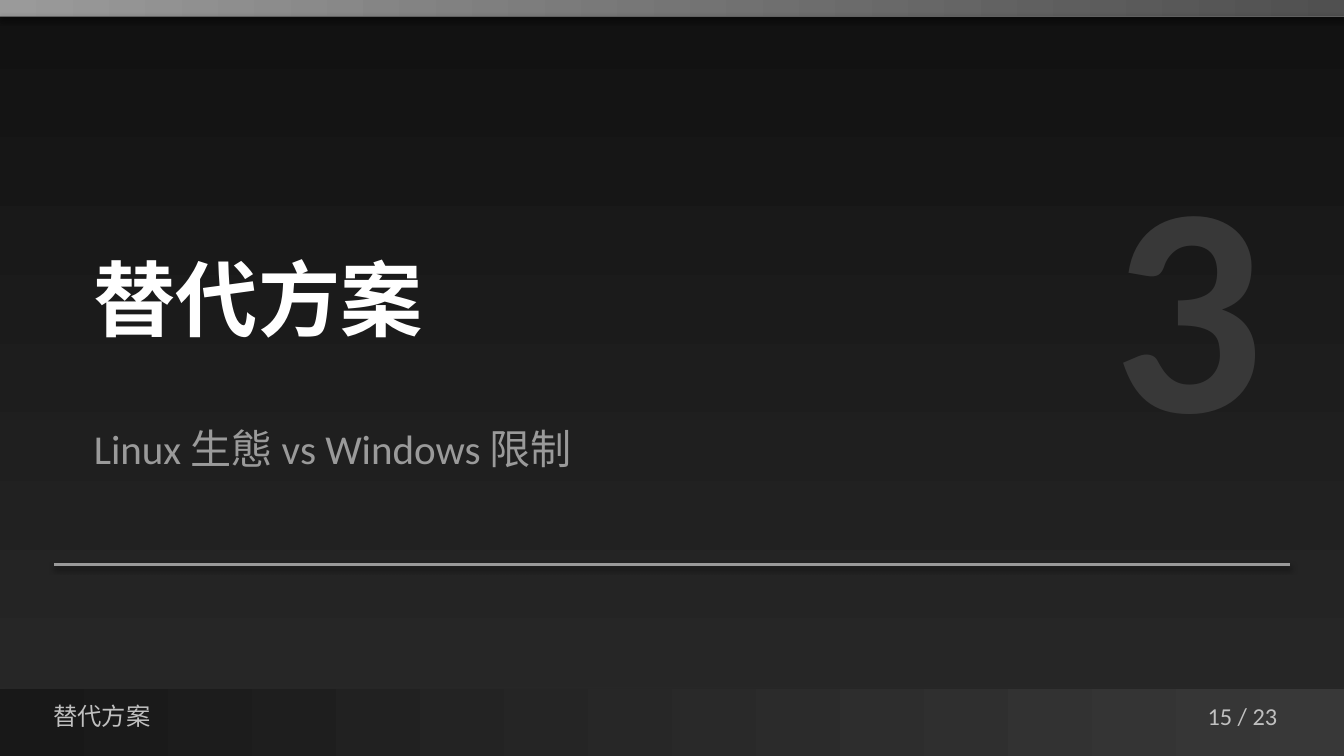
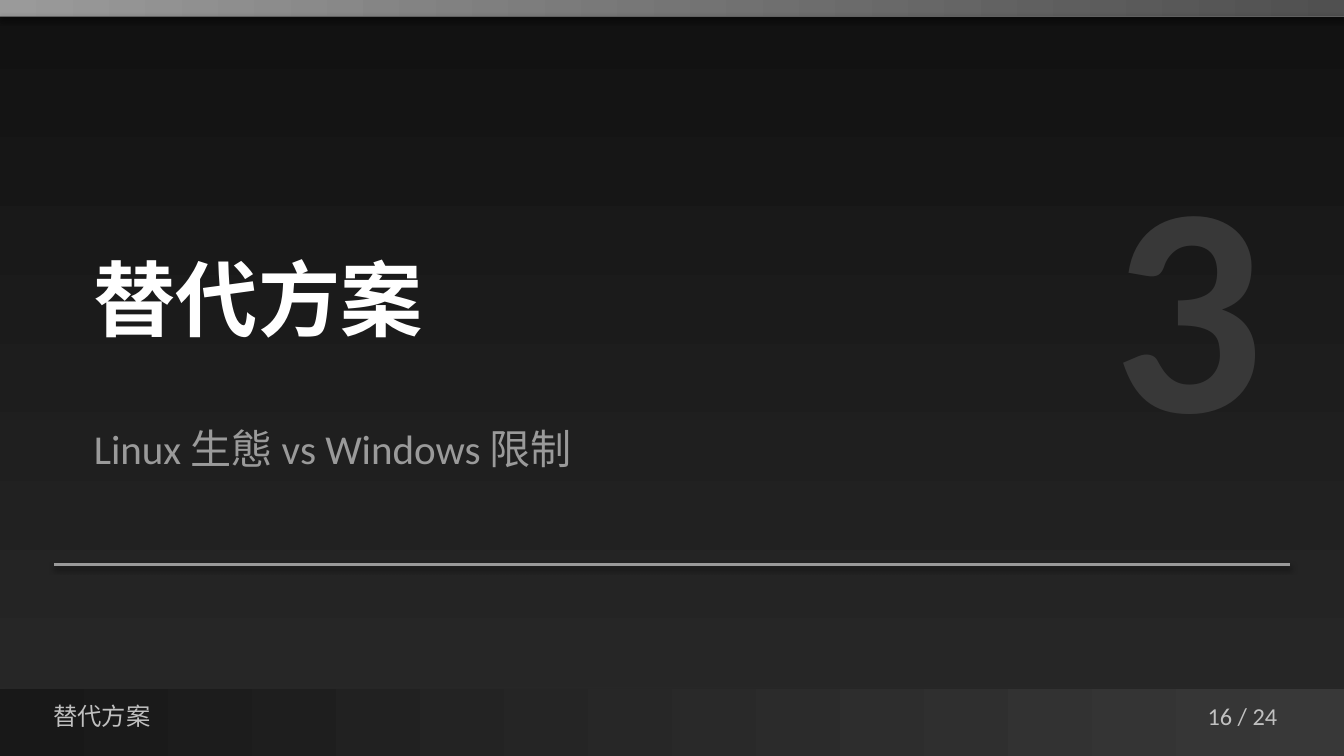
Before and after one commit to jacky92219-cell/network-ppt-project, a slide deck: slide 16 of output/network-card-csi-v5.1.pptx (slide 15 before the commit). Drawn at 1344x756 pixels with LibreOffice and Linux fonts; fonts in the diff are those of the drawing. Boxes give left, top, right and bottom in pixels: in the first picture for what was removed or moved away, otherwise in the second. Text is boxed around its words. In the diff, an @@ line names an element or a change of style, - is before the commit and + after.

```diff
--- a/output/network-card-csi-v5.1.pptx
+++ b/output/network-card-csi-v5.1.pptx
@@ text at box(1208, 708, 1278, 725): text changed @@
-15 / 23
+16 / 24
```
Also in this commit, not shown: 22 other slides changed, 1 slide added, 14 other files.
